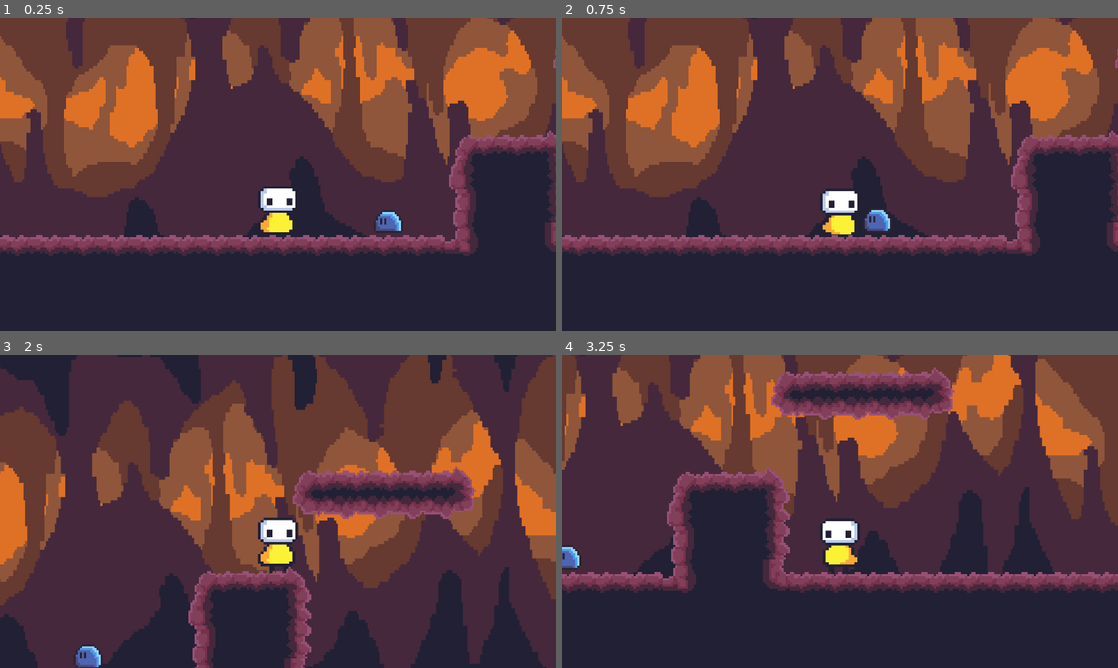
Above: before the commit, frames 1-4 (two rows, left to right).
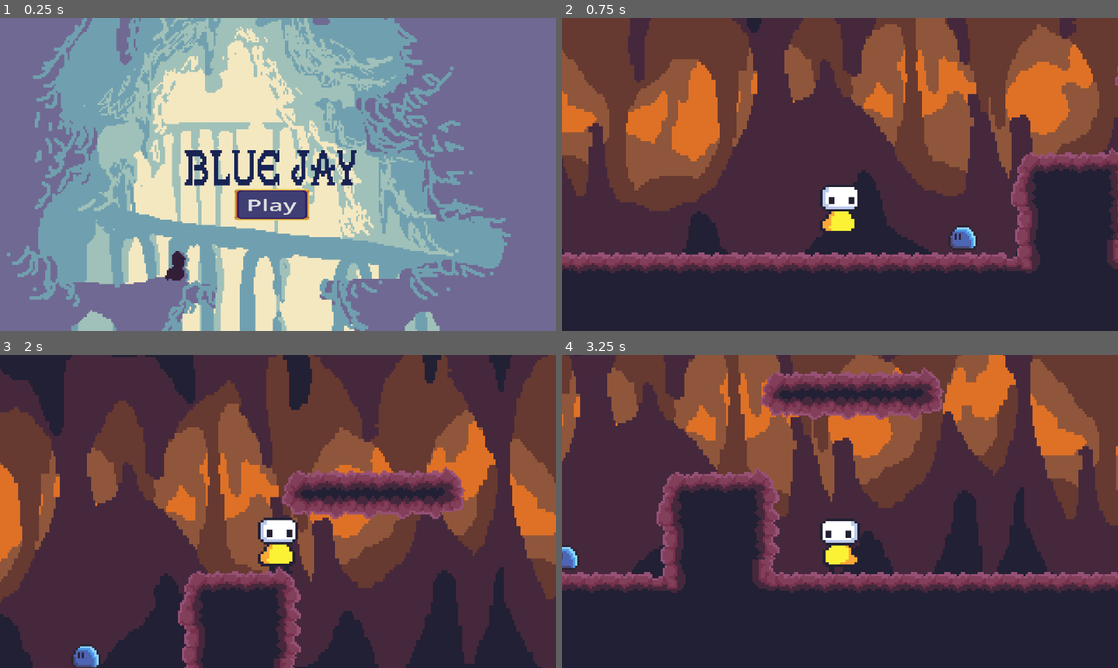
Above: after the commit, the same moments.

Repository: yanaexe/Global-Classroom-Project
Game: Godot game, scene res://scenes/title_screen.tscn
Same seed, same stepped clock (60 frames per second), same inputs: the game is played once before the commit and once after it. Before the commit the project starts from res://scenes/stage_1.tscn.
Inputs (mouse positions are in pixels of both pictures, inside the frame that each line leads up to):
- Up to frame 1 (0.25 s): no input
- Up to frame 2 (0.75 s): click (834, 205) at 0.5 s, where only the run after the commit has a clickable "Play"
- Up to frame 3 (2 s): move the mouse to (400, 495) at 1.27 s; hold Right (right) from 1.28 s (still down); tap Shift (dash) at 1.35 s; tap Space (jump) at 1.52 s
- Up to frame 4 (3.25 s): move the mouse to (728, 527) at 2.02 s; tap E (fire) at 2.1 s; tap Space (jump) at 2.27 s; move the mouse to (895, 442) at 2.77 s; release Right (right) at 2.78 s; hold A (left) from 2.78 s (still down); tap Shift (dash) at 2.85 s

The runs differ from the first frame. In frame 1, 100% of the frame differs, in the area x 0-100%, y 0-100%; in frame 2, 26%; in frame 3, 18%; in frame 4, 16%.

Commit message:
Project Settings Updated
Set it so that the first screen is the title screen

Diff:
--- a/project.godot
+++ b/project.godot
@@ -11,7 +11,7 @@
 [application]
 
 config/name="globalClassroomGame"
-run/main_scene="res://scenes/stage_1.tscn"
+run/main_scene="uid://8mmc3jssxdvf"
 config/features=PackedStringArray("4.4", "GL Compatibility")
 config/icon="res://sprites/icon.svg"
 
